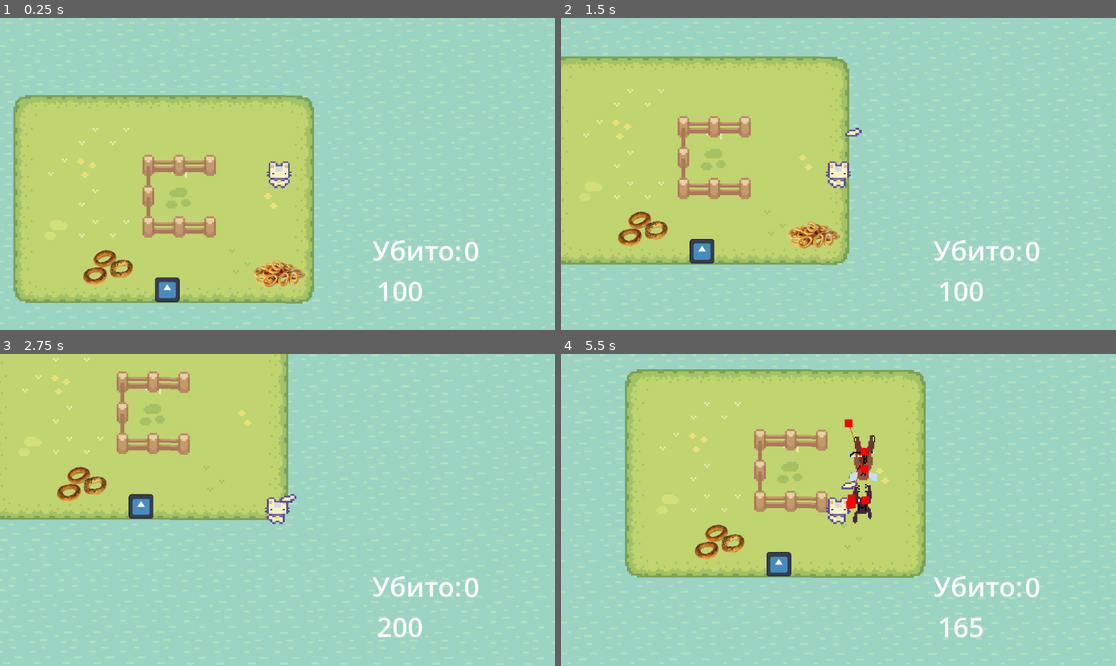
Above: before the commit, frames 1-4 (two rows, left to right).
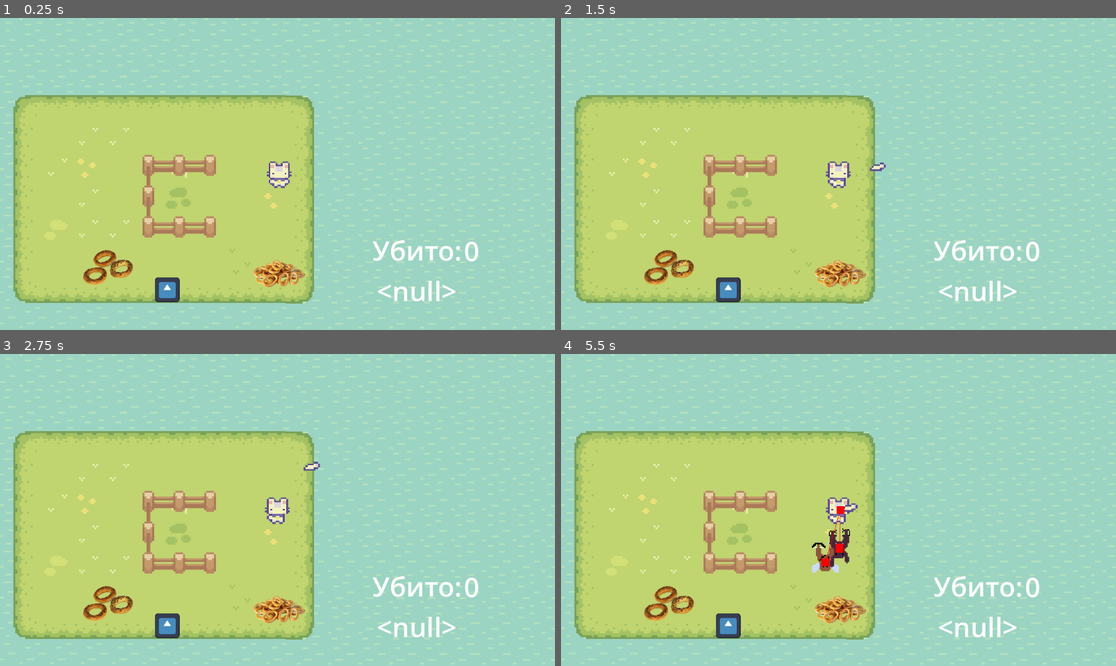
Above: after the commit, the same moments.

Repository: Nikmorking/war-of-impuls
Game: Godot game, scene res://сцены/node_2d.tscn
The game is run twice, just before and just after one commit, with the same random seed, the same clock (stepped at 60 frames per second) and the same inputs. The engine's default icon, where the game draws it, is replaced by a stand-in: a white triangle on a blue panel in a dark square.
Inputs (mouse positions are in pixels of both pictures, inside the frame that each line leads up to):
- Up to frame 1 (0.25 s): no input
- Up to frame 2 (1.5 s): tap Enter (ui_accept) at 0.5, 0.77, 1.25 s; move the mouse to (960, 158) at 0.52 s; hold Right (ui_right) 0.53-1.28 s; tap ` (devlog) at 0.6 s; click (960, 158) at 0.8 s; move the mouse to (727, 189) at 1.27 s; hold Down (ui_down) from 1.28 s (still down); click (727, 189) at 1.35 s
- Up to frame 3 (2.75 s): tap Enter (ui_accept) at 1.52 s; tap ` (devlog) at 1.55, 2.1 s; move the mouse to (333, 441) at 2.02 s; release Down (ui_down) at 2.03 s; hold Right (ui_right) from 2.03 s (still down); click (333, 441) at 2.3 s
- Up to frame 4 (5.5 s): move the mouse to (810, 572) at 2.77 s; release Right (ui_right) at 2.78 s; hold Up (ui_up) 2.78-3.53 s; click (810, 572) at 2.85 s; tap Enter (ui_accept) at 3.02, 3.77, 4.52 s; tap ` (devlog) at 3.05, 4.55 s; move the mouse to (1005, 556) at 3.52 s; hold Left (ui_left) 3.53-5.03 s; tap 1 (spawn_1) at 3.6 s; click (1005, 556) at 3.8 s; move the mouse to (672, 463) at 4.27 s; tap 2 (spawn_2) at 4.35 s; move the mouse to (866, 510) at 5.02 s; hold Down (ui_down) from 5.03 s (still down); tap 3 (spawn_3) at 5.1 s; click (866, 510) at 5.3 s

The runs differ from the first frame. In frame 1, 0.4% of the frame differs, in the area x 68-83%, y 84-91%; in frame 2, 25%; in frame 3, 41%, in the area x 0-83%, y 0-92%; in frame 4, 38%.
Error before the commit: Invalid assignment of property or key 'visible' with value of type 'bool' on a base object of type 'null instance'. (res://scripts/character_body_2d.gd:23)
Error after the commit: Invalid operands 'Nil' and 'int' in operator '<='. (res://scripts/character_body_2d.gd:46)

Commit message:
вампир

Diff:
--- a/nft/scripts/character_body_2d.gd
+++ b/nft/scripts/character_body_2d.gd
@@ -20,7 +20,7 @@
 			$Timer2.start()
 			call = 0
 	if Input.is_action_just_released("devlog"):
-		ui.get_node("TextEdit").visible = true
+		ui.get_nodea("TextEdit").visible = true
 		dep = true
 	if Input.is_action_just_released("ui_accept"):
 		if dep:
@@ -61,6 +61,7 @@
 func shoot(vector: Vector2) -> void:
 	var pyl = load("res://сцены/Пуля.tscn").instantiate()
 	get_tree().root.get_node("Node2D/Пули").add_child(pyl)
+	pyl.vamp = get_path()
 	pyl.global_position = position
 	pyl.pos = vector
 	pyl.damage = damage
--- a/nft/scripts/пуля.gd
+++ b/nft/scripts/пуля.gd
@@ -2,13 +2,13 @@
 
 @export var speed = 0.1
 @export var damage = 10
+var vamp : String
+var vampirism : bool = false
+
 
 var pos
 var stop = false
 
-# Called when the node enters the scene tree for the first time.
-func _ready() -> void:
-	pass # Replace with function body.
 
 func _process(_delta: float) -> void:
 	if pos is Vector2 and !stop:
@@ -22,6 +22,8 @@
 			stop = true
 			print("gg")
 			body.health -= damage
+			if vampirism == true:
+				get_tree().get_root().get_node(vamp).health += 10
 			if(body.health <= 0):
 				body.queue_free()
 				Gg.get_papa(2, self).kill()
--- a/nft/сцены/сушки.gd
+++ b/nft/scripts/сушки.gd
@@ -6,7 +6,7 @@
 func _on_body_entered(body: Node2D) -> void:
 	if body is CharacterBody2D:
 		if body.tipy == "Player":
+
 			print("va")
 			queue_free()
-
 pass
--- a/nft/сцены/node_2d.tscn
+++ b/nft/сцены/node_2d.tscn
@@ -242,6 +242,8 @@
 [node name="Player" parent="." instance=ExtResource("5_dye2w")]
 position = Vector2(302, 268)
 scale = Vector2(0.8, 0.8)
+max_health = null
+health = null
 SPEED = 100
 
 [node name="Camera2D" type="Camera2D" parent="Player"]
--- a/nft/сцены/player.tscn
+++ b/nft/сцены/player.tscn
@@ -11,6 +11,9 @@
 
 [node name="Player" type="CharacterBody2D"]
 script = ExtResource("1_y2g1n")
+max_health = null
+health = null
+SPEED = null
 tipy = "Player"
 damage = 25
 
--- /dev/null
+++ b/nft/сцены/scripts/Entity.gd
@@ -0,0 +1,7 @@
+extends CharacterBody2D
+
+@export var max_health = 100
+@export var health = 100
+@export var SPEED = 10
+@export var tipy: String
+@export var damage = 10
--- /dev/null
+++ b/nft/сцены/scripts/сушки.gd
@@ -0,0 +1,9 @@
+extends Area2D
+
+func _on_body_entered(body: Node2D) -> void:
+	if body is CharacterBody2D:
+		if body.tipy == "Player":
+
+			print("vamp")
+			queue_free()
+pass
--- a/nft/сцены/кастеты_бога_фараона.tscn
+++ b/nft/сцены/кастеты_бога_фараона.tscn
@@ -1,6 +1,6 @@
 [gd_scene load_steps=3 format=3 uid="uid://wdvne2tixe4v"]
 
-[ext_resource type="Script" path="res://сцены/кастеты_бога_фараона.gd" id="1_oht7c"]
+[ext_resource type="Script" path="res://scripts/кастеты_бога_фараона.gd" id="1_oht7c"]
 [ext_resource type="Texture2D" uid="uid://bqmul5hx2soob" path="res://icon.svg" id="1_wbi04"]
 
 [node name="Кастеты бога фараона" type="Area2D"]
@@ -12,7 +12,6 @@
 texture = ExtResource("1_wbi04")
 
 [node name="CollisionPolygon2D" type="CollisionPolygon2D" parent="."]
-scale = Vector2(1, 1)
 polygon = PackedVector2Array(-40, -50, -40, 70, 80, 70, 80, -50)
 
 [connection signal="body_entered" from="." to="." method="_on_body_entered"]
--- a/nft/сцены/сушки.tscn
+++ b/nft/сцены/сушки.tscn
@@ -1,6 +1,6 @@
 [gd_scene load_steps=3 format=3 uid="uid://b4aehn75ogi26"]
 
-[ext_resource type="Script" path="res://сцены/сушки.gd" id="1_76ika"]
+[ext_resource type="Script" path="res://scripts/сушки.gd" id="1_76ika"]
 [ext_resource type="Texture2D" uid="uid://d235r7w6ile7k" path="res://asset/biosladiya-304-chaynaya-s-makom-_3_.png" id="1_ocyyw"]
 
 [node name="Сушки" type="Area2D"]
Renamed: nft/сцены/timer.gd -> nft/scripts/timer.gd
Renamed: nft/сцены/кастеты_бога_фараона.gd -> nft/scripts/кастеты_бога_фараона.gd
Renamed: nft/сцены/new__location_2.gd -> nft/сцены/scripts/new__location_2.gd
